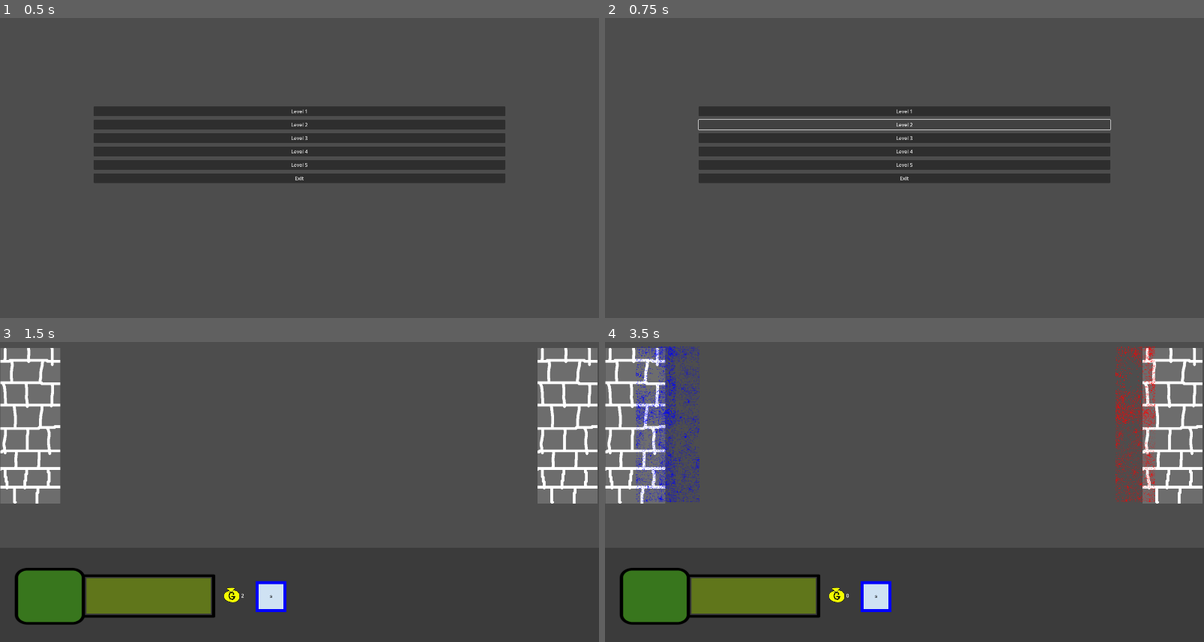
Above: before the commit, frames 1-4 (two rows, left to right).
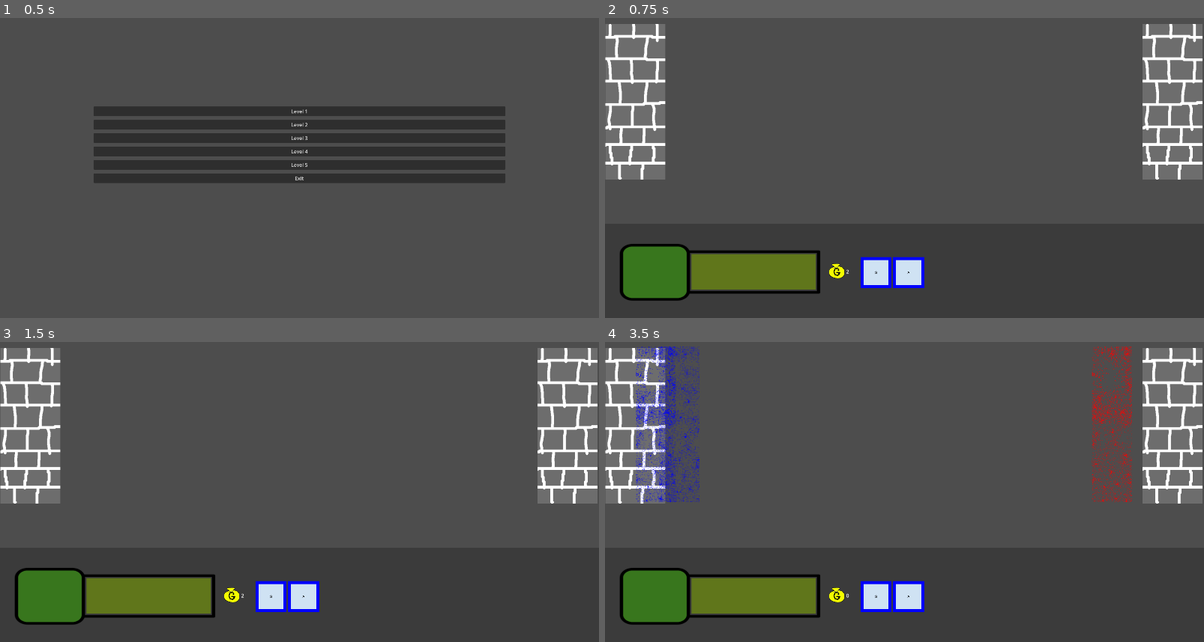
Above: after the commit, the same moments.

Repository: manufacturedba/ludumdare
Game: Godot game, scene res://Menus/MainMenu.tscn
Two runs of this game, one before a commit and one after it. Both use one fixed random seed, a clock stepped at 60 frames per second and the inputs below.
Inputs (mouse positions are in pixels of both pictures, inside the frame that each line leads up to):
- Up to frame 1 (0.5 s): no input
- Up to frame 2 (0.75 s): click "Level 2" at 0.5 s
- Up to frame 3 (1.5 s): click (299, 435) at 1.25 s, where only the run before the commit has a clickable "Level 1"
- Up to frame 4 (3.5 s): click (874, 597) at 2 s; click (874, 597) at 2.75 s

Frame 1 is identical in both runs. In frame 2, 28% of the frame differs, in the area x 0-100%, y 1-95%; in frame 3, 0.6%; in frame 4, 2.6%.

Commit message:
Level 2

Diff:
--- /dev/null
+++ b/project/Levels/Level2.tscn
@@ -0,0 +1,9 @@
+[gd_scene load_steps=3 format=3 uid="uid://du0hsxu5r780b"]
+
+[ext_resource type="Script" path="res://Levels/level_2.gd" id="1_0vky3"]
+[ext_resource type="PackedScene" uid="uid://djjy12c52d7gf" path="res://Battlefield/playmat.tscn" id="2_l1jq3"]
+
+[node name="Level2" type="Node2D"]
+script = ExtResource("1_0vky3")
+
+[node name="Playmat" parent="." instance=ExtResource("2_l1jq3")]
--- /dev/null
+++ b/project/Levels/level_2.gd
@@ -0,0 +1,11 @@
+extends Node2D
+
+@onready var playmat = $Playmat;
+
+const playerUnitTypes: Array[CONSTANTS.CLASS_ENUM] = [
+	CONSTANTS.CLASS_ENUM.SOLDIER, CONSTANTS.CLASS_ENUM.ARCHER
+];
+const enemyPattern: Array[CONSTANTS.CLASS_ENUM] = [CONSTANTS.CLASS_ENUM.SOLDIER];
+
+func _ready() -> void:
+	playmat.with(playerUnitTypes, enemyPattern);
--- a/project/Menus/main_menu.gd
+++ b/project/Menus/main_menu.gd
@@ -4,7 +4,7 @@
 	get_tree().change_scene_to_file("res://Levels/Level1.tscn");
 
 func _on_level_2_pressed() -> void:
-	pass # Replace with function body.
+	get_tree().change_scene_to_file("res://Levels/Level2.tscn");
 
 func _on_level_3_pressed() -> void:
 	pass # Replace with function body.
Not shown: 1 places in project/MainGame.tscn that only renumber resources
